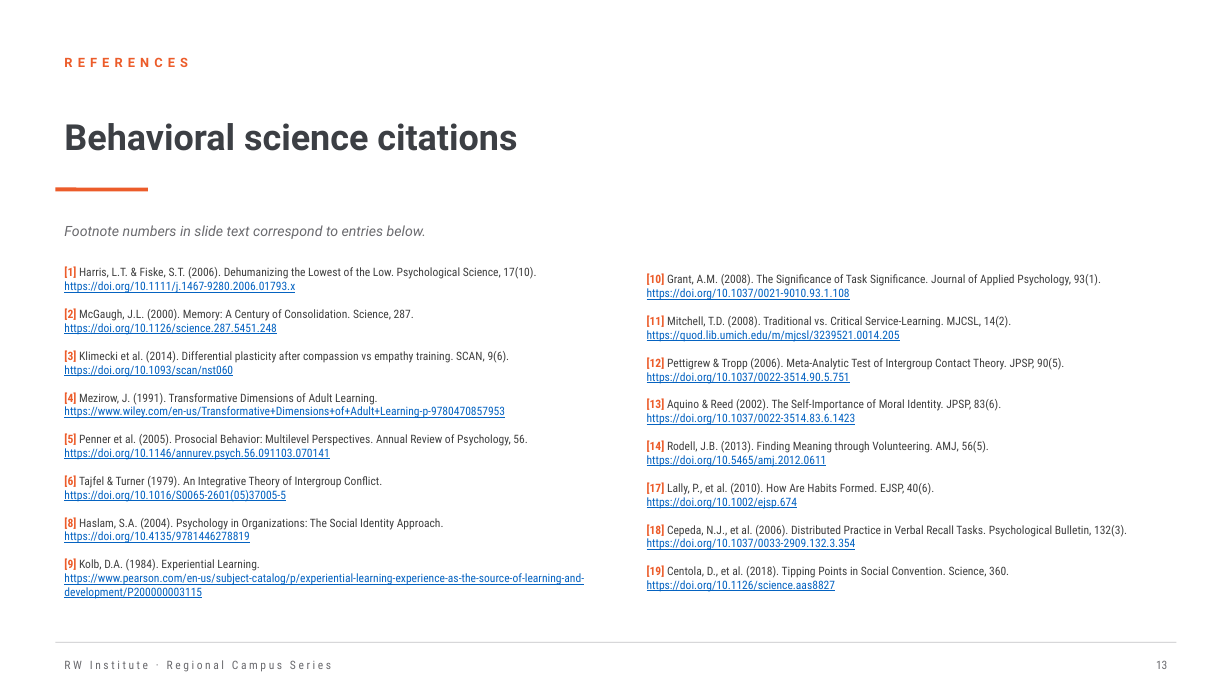
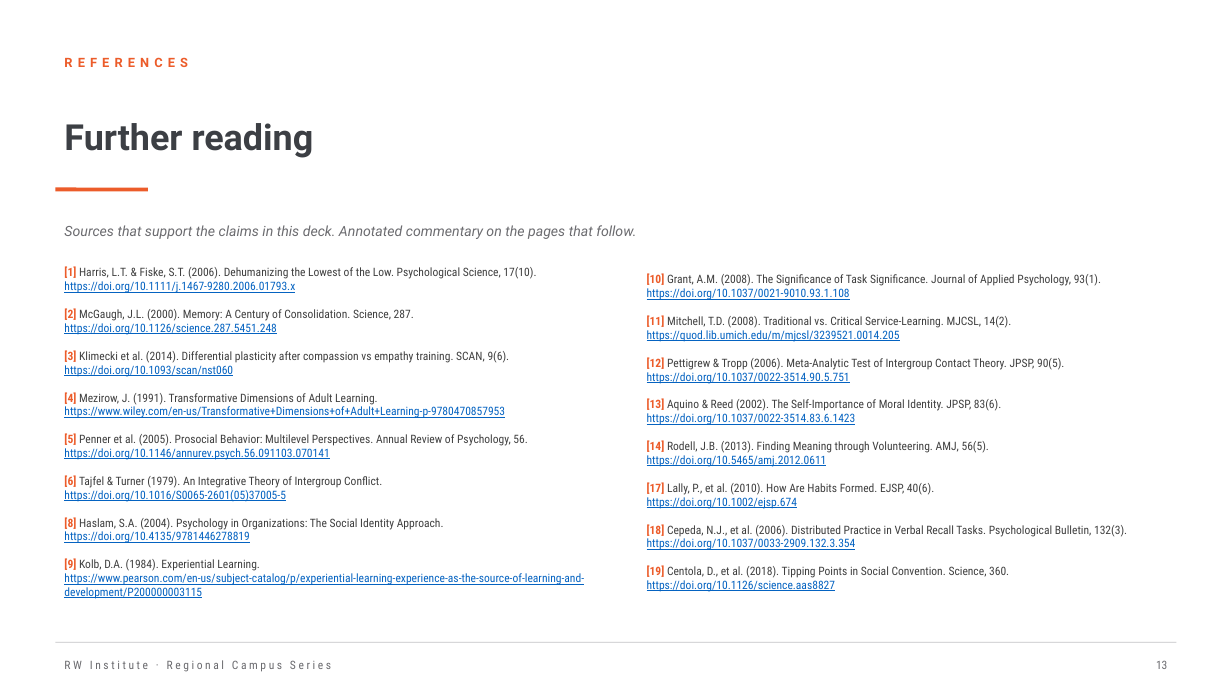
Before and after one commit to chrisjarviscan/rw-regional-campus, a slide deck: slide 13 of business-case-source/RW_Business_Case_Microsoft.pptx. Drawn at 1232x693 pixels with LibreOffice and Linux fonts; fonts in the diff are those of the drawing. Boxes give left, top, right and bottom in pixels: in the first picture for what was removed or moved away, otherwise in the second. Text is boxed around its words. In the diff, an @@ line names an element or a change of style, - is before the commit and + after.

```diff
--- a/business-case-source/RW_Business_Case_Microsoft.pptx
+++ b/business-case-source/RW_Business_Case_Microsoft.pptx
@@ text at (x1=64, y1=123, x2=314, y2=158): text changed @@
-Behavioral science citations
+Further reading
@@ text at (x1=64, y1=225, x2=636, y2=239): text changed @@
-Footnote numbers in slide text correspond to entries below.
+Sources that support the claims in this deck. Annotated commentary on the pages that follow.
```
Also in this commit, not shown: 8 other slides changed, 4 slides added.
